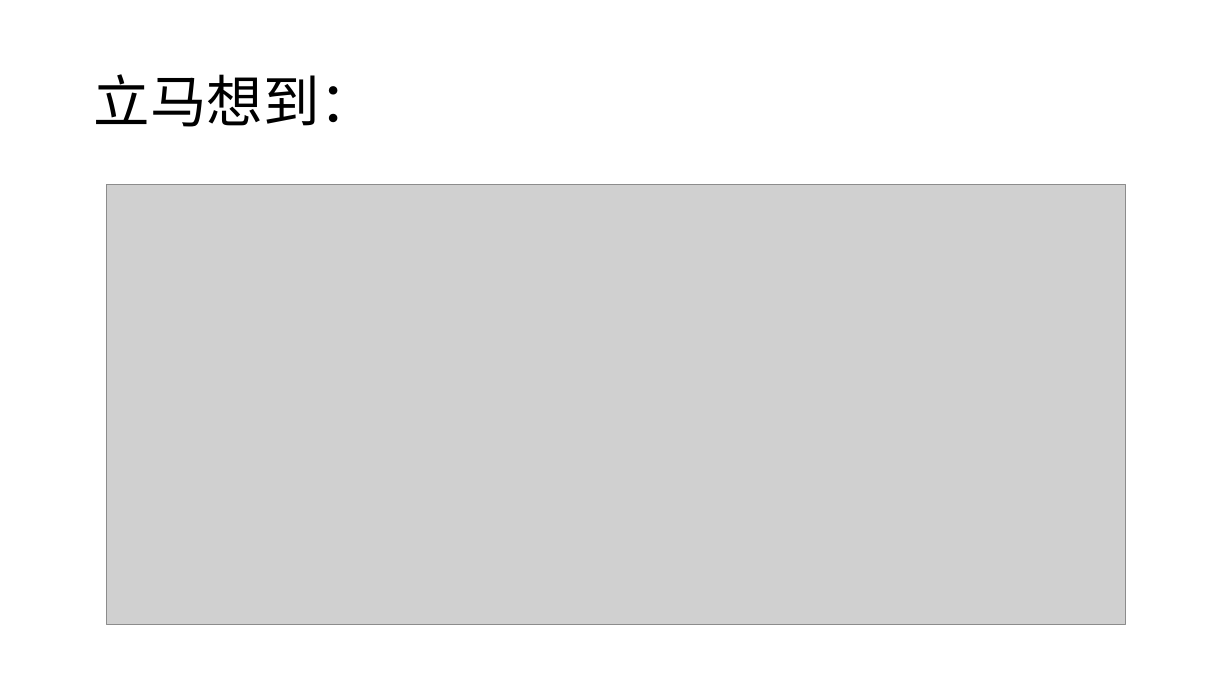
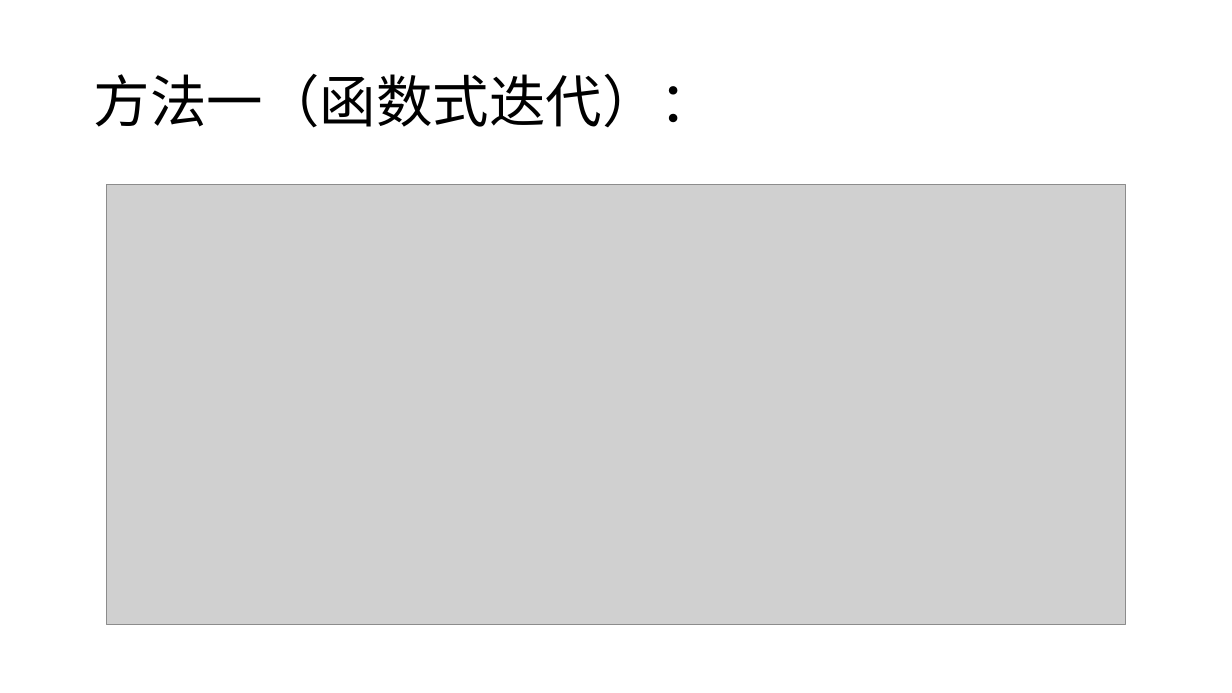
Before and after one commit to zh-rocco/lazy-evaluation, a slide deck: slide 18 of ppt/lazy-evaluation.pptx. Drawn at 1232x693 pixels with LibreOffice and Linux fonts; fonts in the diff are those of the drawing; grey boxes stand for pictures. Boxes give left, top, right and bottom in pixels: in the first picture for what was removed or moved away, otherwise in the second. Text is boxed around its words. In the diff, an @@ line names an element or a change of style, - is before the commit and + after.

```diff
--- a/ppt/lazy-evaluation.pptx
+++ b/ppt/lazy-evaluation.pptx
@@ title at [94,74,716,128]: text changed @@
-立马想到：
+方法一（函数式迭代）：
```
Also in this commit, not shown: 5 other slides changed, 5 other files.
